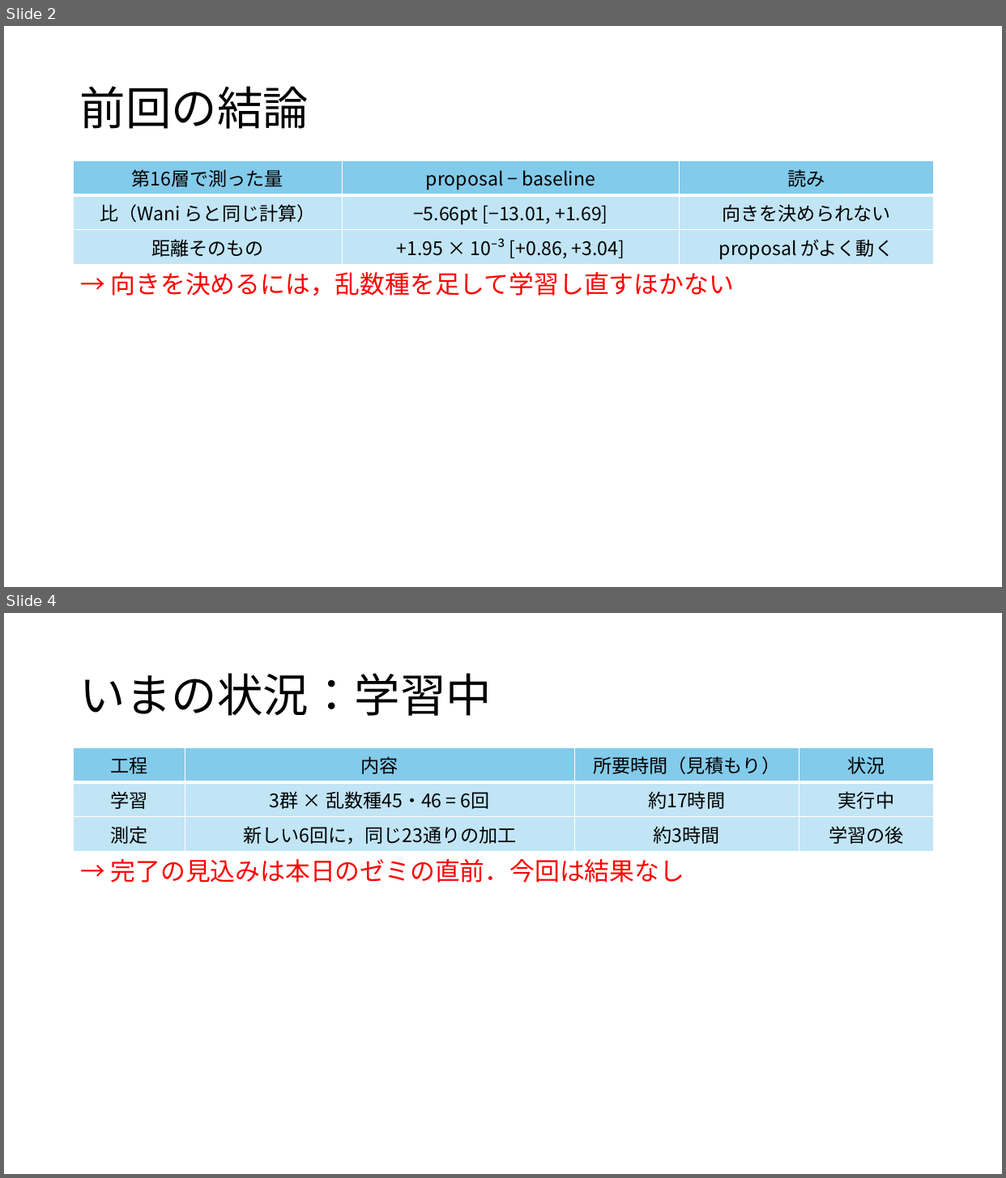
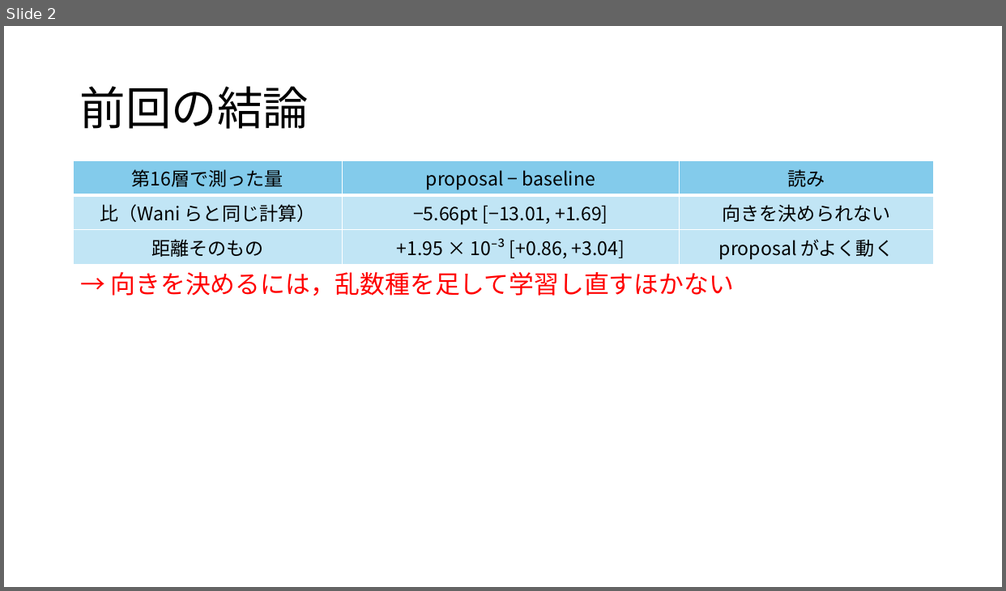
Before and after one commit to tomoking2004/cotar, a slide deck: presentations/20261106_進捗報告.pptx. Shown one above the other, each under a label of ours: slides 2 and 4 before the commit, slide 2 after it; the slides between them are not shown. The pictures are 1006x1178 and 1006x591 pixels, drawn with LibreOffice and Linux fonts; fonts in the diff are those of the drawing. Boxes give left, top, right and bottom in pixels: in the first picture for what was removed or moved away, otherwise in the second. Text is boxed around its words. In the diff, an @@ line names an element or a change of style, - is before the commit and + after.

Commit message:
docs: put the five-seed result into the seminar deck
- 資料：学習中の報告を，読み方・結果の一覧・読みの3枚に置き換えた
- 資料：ポスターのスライドと，今回したこと・今後の目標のポスターの項目を外した
- principles.md：進捗報告にポスターの作業の話は載せない，を規定にした

```diff
--- a/presentations/20261106_進捗報告.pptx
+++ b/presentations/20261106_進捗報告.pptx
@@ slide 4 removed at <box>4,613,1002,1174</box>, background #FFFFFF @@
@@ title removed at <box>80,673,492,716</box> @@
-いまの状況：学習中
@@ table removed at <box>73,747,934,848</box>, 3 rows, 4 columns @@
-工程 | 内容 | 所要時間（見積もり） | 状況
-学習 | 3群 × 乱数種45・46 = 6回 | 約17時間 | 実行中
-測定 | 新しい6回に，同じ23通りの加工 | 約3時間 | 学習の後
@@ text removed at <box>111,859,684,883</box> @@
-→ 完了の見込みは本日のゼミの直前．今回は結果なし
```
Also in this commit, not shown: 2 slides changed, 3 slides added, 1 other slide removed, 1 other file.
